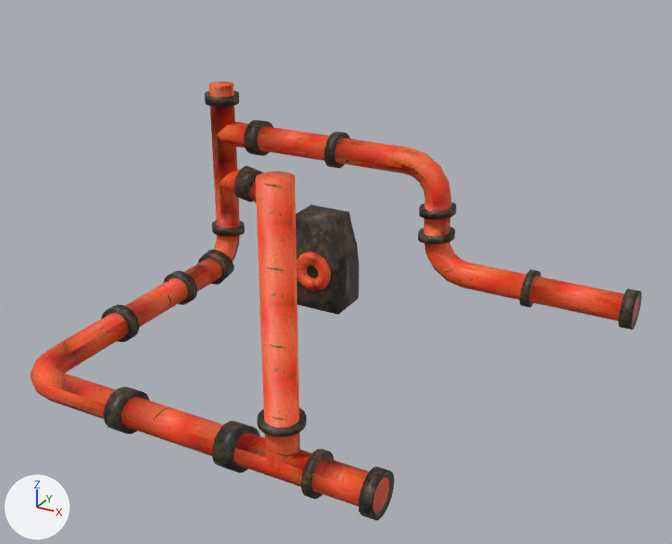
The Blender file Assets/Models/pipeInjection.blend: old version first, new version second.
Camera for both pictures: a camera (50 mm lens) standing at (2.23, -3.09, 1.59) and looking at (0.87, -0.61, 0.35). Lighting does not change. The marker at lower left points along +X, +Y and +Z.
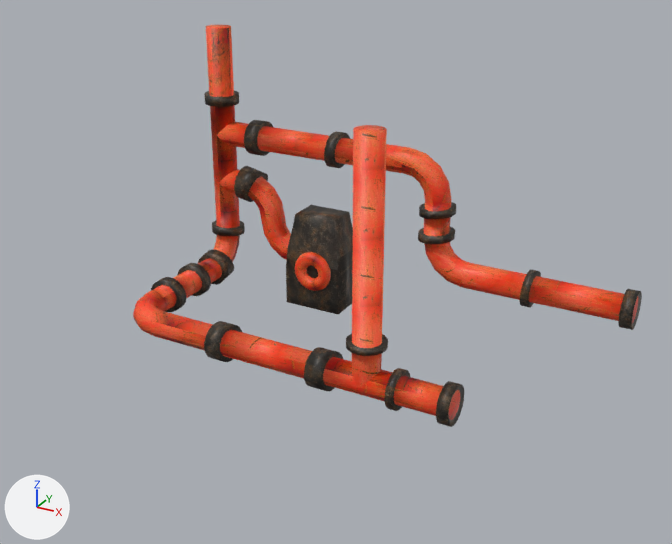
Commit message: Pipe modified

Where the change shows, as pixel boxes [x1, y1, x2, y2] in the pictures (672 x 544 px; the box of a moved part takes in the faces that stretch with it):
'Plane', reshaped (17% narrower, 9% shorter): before [30, 81, 642, 521]; after [133, 25, 642, 427]
part 1 of me_plane_001, moved or reshaped: before [255, 171, 306, 471]; after [346, 125, 388, 388]
part 2 of me_plane_001, moved or reshaped: before [163, 258, 222, 305]; after [178, 258, 222, 296]
part 3 of me_plane_001, moved or reshaped: before [50, 278, 188, 373]; after [149, 270, 202, 312]
part 4 of me_plane_001, moved or reshaped: before [30, 348, 394, 521]; after [133, 292, 464, 427]
part 5 of me_plane_001, moved or reshaped: before [209, 81, 234, 97]; after [206, 25, 234, 97]

The edits, one by one:
me_plane_001 is used by ob_plane; location (0.0, 0.0, 0.0).
me_plane_001 had 2000 vertices, 1925 faces and spanned x -0.07..1.74, y -1.25..0.07, z -0.07..0.86.
me_plane_001 now has 2000 vertices, 1925 faces and spans x -0.07..1.74, y -0.72..0.07, z -0.07..1.0.
me_plane_001 part 1: the loose piece of 140 vertices spanning x 0.94..1.08, y -1.25..-1.11, z 0.0..0.86 is moved by (0.0, 0.53, 0.0).
me_plane_001 part 2: all 80 vertices in x -0.07..0.07, y -0.38..-0.33, z -0.07..0.07 are moved by (0.0, 0.09, 0.0).
me_plane_001 part 3: all 80 vertices in x -0.07..0.07, y -0.75..-0.69, z -0.07..0.07 are moved by (0.0, 0.29, 0.0).
me_plane_001 part 4: 420 of the vertices in x -0.05..1.33, y -1.25..-1.05, z -0.07..0.07 are moved by (0.0, 0.53, 0.0).
me_plane_001 part 5: all 20 vertices in x -0.05..0.05, y -0.05..0.05, z 0.77 are moved by (0.0, 0.0, 0.23).
